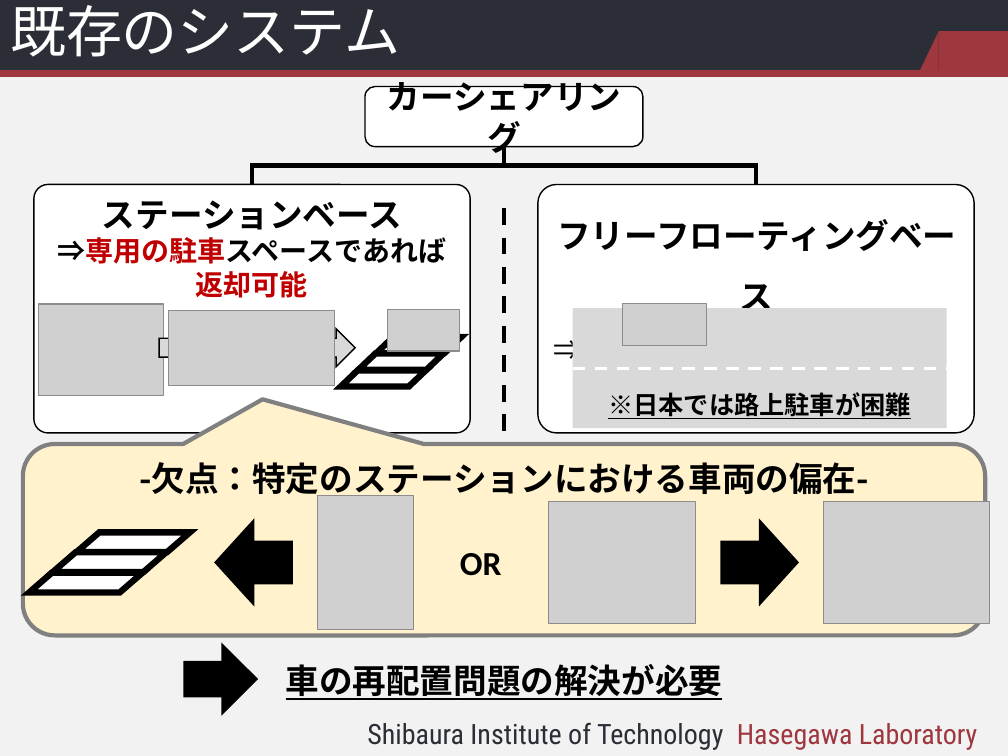
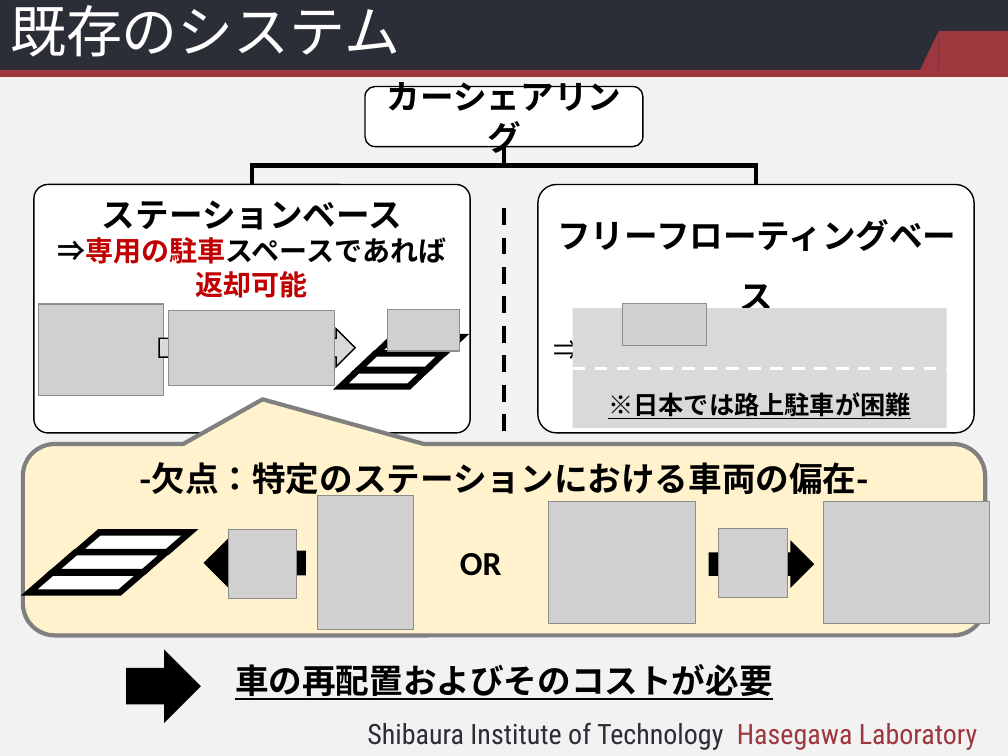
Before and after one commit to kotaro912214/research, a slide deck: slide 4 of 中間発表/BQ16048_中間発表_関_パワポ3.pptx. Drawn at 1008x756 pixels with LibreOffice and Linux fonts; fonts in the diff are those of the drawing; grey boxes stand for pictures; background and template pictures are left out. Boxes give left, top, right and bottom in pixels: in the first picture for what was removed or moved away, otherwise in the second. Text is boxed around its words. In the diff, an @@ line names an element or a change of style, - is before the commit and + after.

```diff
--- a/中間発表/BQ16048_中間発表_関_パワポ3.pptx
+++ b/中間発表/BQ16048_中間発表_関_パワポ3.pptx
@@ right arrow: place and size @@
-right arrow at [215, 520, 291, 605]
+right arrow at [205, 539, 305, 586]
@@ picture added at [228, 529, 296, 598] @@
@@ picture added at [719, 528, 787, 597] @@
@@ right arrow: place and size @@
-right arrow at [721, 520, 797, 605]
+right arrow at [710, 542, 813, 587]
@@ right arrow: place and size @@
-right arrow at [184, 644, 257, 715]
+right arrow at [127, 651, 200, 722]
@@ text at [235, 664, 773, 700]: text changed @@
-車の再配置問題の解決が必要
+車の再配置およびそのコストが必要
```
Also in this commit, not shown: 8 other slides changed, 3 slides added, 2 slides removed, 14 other files.
